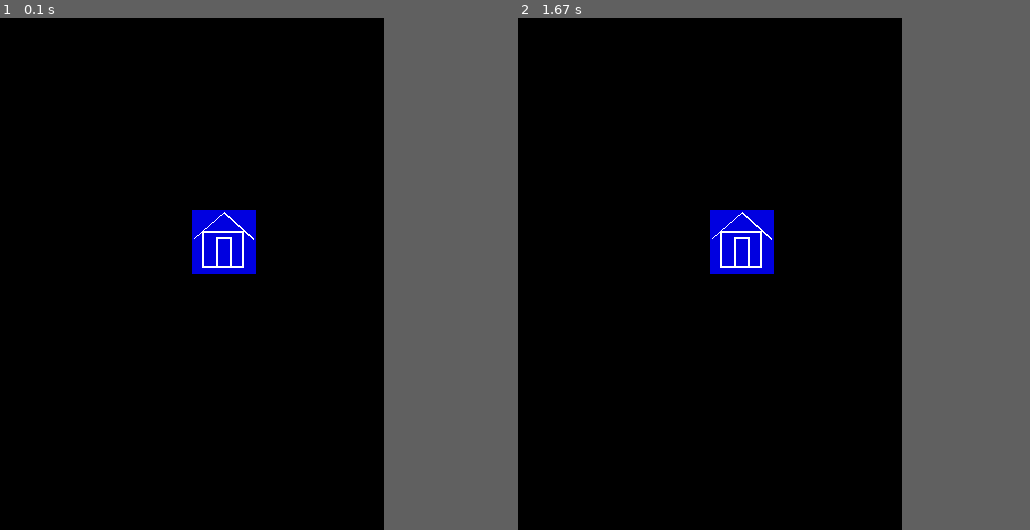
Above: before the commit, frames 1-2 (left to right).
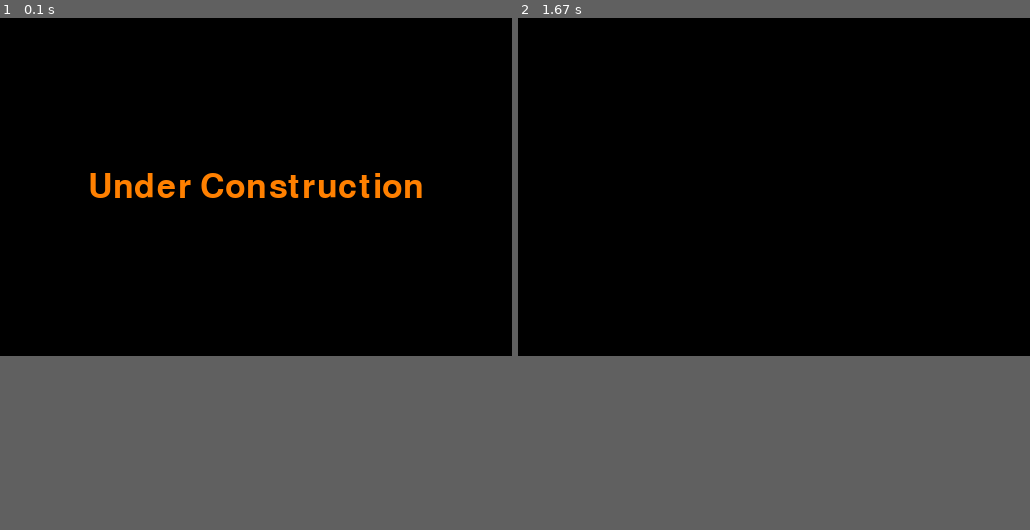
Above: after the commit, the same moments.

Repository: vposby/python
Game: pygame game, started from pygame/fixit.py
Same seed, same stepped clock (60 frames per second), same inputs: the game is played once before the commit and once after it.
Inputs (mouse positions are in pixels of both pictures, inside the frame that each line leads up to):
- Up to frame 1 (0.1 s): no input
- Up to frame 2 (1.67 s): click (774, 186) at 0.38 s
The window is 384x512 before the commit and 512x338 after it. Grey fills any space a smaller window leaves; there, only what the larger window draws over its background counts as a difference.

The runs differ from the first frame. In frame 1, 2.9% of the frame differs, in the area x 17-83%, y 30-50%; in frame 2, 1.6%.

Commit message:
work on pygame.time (ers.py, fixit.py)

Diff:
--- a/games/ers.py
+++ b/games/ers.py
@@ -243,8 +243,9 @@
 	def click(self):
 		self.val=not self.val #toggle value
 		self.draw()
-
-#Lobby Screen Items
+#END GUI FUNCTIONS, CLASSES
+
+#Begin Lobby screen items
 lblTitle=Label((width/2,height/10),white,'Egyptian War',largeFont,True)
 newY=lblTitle.pos[1]+(lblTitle.font[2]/2)+(height/20)
 lblPlayer=Label((width/18,newY),white,'Player Options',mediumFont,False)
@@ -313,6 +314,7 @@
 	cbRule=Checkbox((newX,newY),dictRules[x+1]) #individual rule checkbox
 	cbRule.active=False
 	rules.append(cbRule)
+#End Lobby screen items
 
 #Game Screen items
 playPause=PlayPause((17*width/20,height/20),width/11) #play/pause button
@@ -415,7 +417,7 @@
 		elif event.type==pygame.MOUSEBUTTONDOWN and event.button==1:
 			clicked=True
 		if clicked:
-			if scrName=='Lobby': #all clickable objects on Lobby screen
+			if scrName='Lobby': #all clickable objects on Lobby screen
 				if sldrCount.pos[0][0]<mouseX<sldrCount.pos[2] \
 				and sldrCount.pos[3]-15<mouseY<sldrCount.pos[3]+15:
 					sldrCount.click() #update master slider
--- a/pygame/fixit.py
+++ b/pygame/fixit.py
@@ -3,65 +3,51 @@
 so that they actually work!!
 
 current issue:
-minesweeper.py
-fix button clicks
+ers.py
+get function to change global variable for screen tracking
 """
 
 import sys, pygame
 pygame.init()
 
-size=width,height=(384,512)
+size=width,height=(512,338)
 screen=pygame.display.set_mode(size)
 pygame.display.set_caption("Y I K E S")
+largeFont=pygame.font.Font(None,50)
+Clock = pygame.time.Clock()
 
 black=(0,0,0)
 white=(255,255,255)
-grey=(196,196,196)
-red=(224,0,0)
 orange=(255,128,0)
-yellow=(224,224,0)
-green=(0,224,0)
-cyan=(0,255,255)
-blue=(0,0,224)
-purple=(128,0,128)
-pink=(224,0,224)
 
-class HouseIcon:
-    global screen, width, height
-    def __init__(self,location,size,color):
-        self.location = location
-        self.size = size
-        self.color = color
-
-    def draw(self):
-        (x,y,z) = (self.location[0],self.location[1],self.size)
-        pygame.draw.rect(screen,self.color,(x,y,z,z))
-        pygame.draw.line(screen,white,(x+(z/25),y+(9*z/20)),(x+(z/2),y+(z/25)))
-        pygame.draw.line(screen,white,(x+(z/2),y+(z/25)),(x+(24*z/25),y+(9*z/20)),2)
-        pygame.draw.rect(screen,white,(x+(z/6),y+(17*z/50),2*z/3,7*z/12),2)
-        pygame.draw.rect(screen,white,(x+(3*z/8),y+(87*z/200),z/4,49*z/100),2)
-
-    def click(self):
-        self.color = pink
-        self.draw()
+def screenChange():
+	screen.fill(black)
+	x,y=width/2,height/2
+	i=0
+	timeStart = pygame.time.get_ticks()
+	while pygame.time.get_ticks()-timeStart<301:
+		if pygame.time.get_ticks()-timeStart%100==0:
+			a = largeFont.render(str(3-i),1,white)
+			(w,h) = (a.get_width(),a.get_height())
+			b = a.get_rect(center=(x,y))
+			pygame.draw.rect(screen,black,(x,y,w,h))
+			screen.blit(a,b)
+			pygame.display.update((x,y,w,h))
 
 screen.fill(black)
+placeholder=largeFont.render('Under Construction',1,orange)
+position=placeholder.get_rect(center=(width/2,height/2))
+screen.blit(placeholder,position)
 clicked=False
 
 while 1:
-    for event in pygame.event.get():
-        if event.type==pygame.QUIT: sys.exit()
-        if event.type==pygame.MOUSEBUTTONDOWN and event.button==1: clicked=True
+	Clock.tick()
+	for event in pygame.event.get():
+		if event.type==pygame.QUIT: sys.exit()
+		if event.type==pygame.MOUSEBUTTONDOWN and event.button==1: clicked=True
 
-    clickPos = pygame.mouse.get_pos()
+	if clicked==True:
+		screenChange()
+		clicked=False
 
-    home=HouseIcon((width/2,width/2),64,blue)
-    home.draw()
-    if clicked==True:
-        if clickPos[0]>home.location[0] and clickPos[0]<home.location[0]+home.size:
-            if clickPos[1]>home.location[1] and clickPos[1]<home.location[1]+home.size:
-                home.click()
-                clicked=False
-
-    updateRect = pygame.Rect(home.location[0],home.location[1],home.size,home.size)
-    pygame.display.update(updateRect)
+	pygame.display.update()
